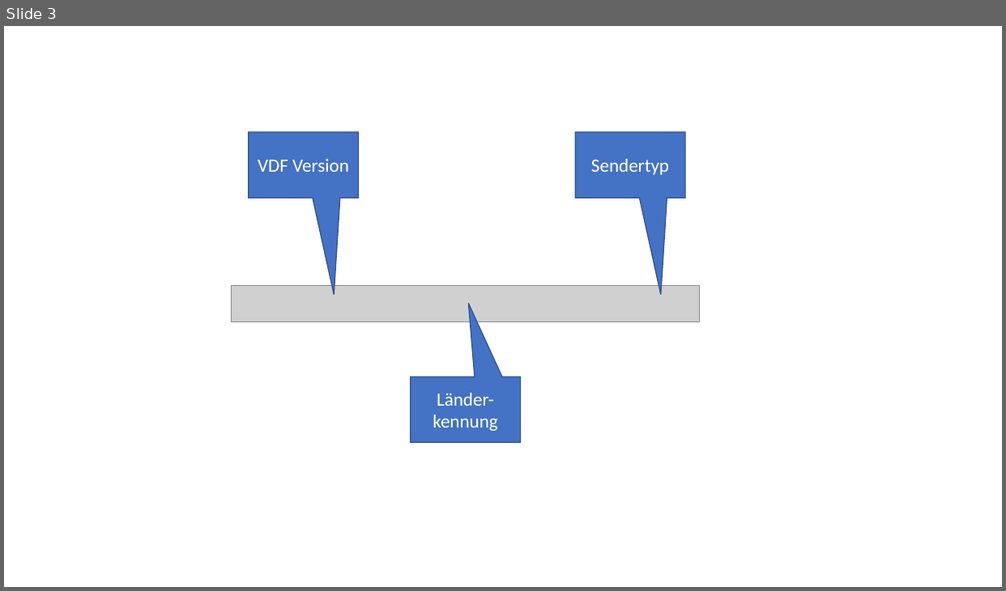
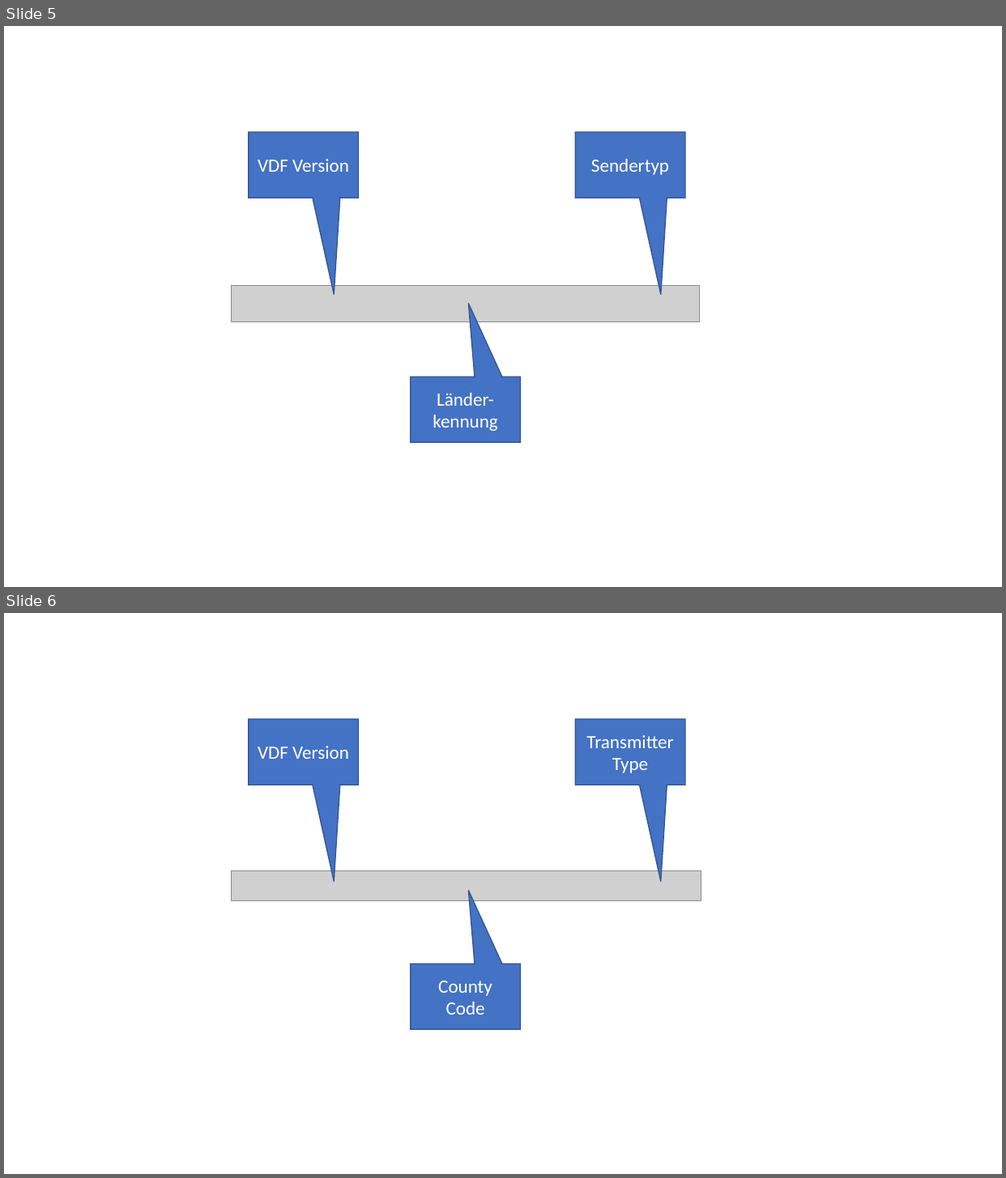
Before and after one commit to sg26565/hott-transmitter-config, a slide deck: VDFEditor/VDFEditor.pptx. Shown one above the other, each under a label of ours: slide 3 before the commit, slides 5 and 6 after it. The pictures are 1006x591 and 1006x1178 pixels, drawn with LibreOffice and Linux fonts; fonts in the diff are those of the drawing; grey boxes stand for pictures. Boxes give left, top, right and bottom in pixels: in the first picture for what was removed or moved away, otherwise in the second. Text is boxed around its words. In the diff, an @@ line names an element or a change of style, - is before the commit and + after.

```diff
--- a/VDFEditor/VDFEditor.pptx
+++ b/VDFEditor/VDFEditor.pptx
@@ slide 6 added at (4,613,1002,1174), background #FFFFFF @@
@@ speech box added at (249,719,359,786), fill #4472C4, outline #325491 1 pt, 18 pt, text #FFFFFF @@
+VDF Version
@@ speech box added at (575,719,685,786), fill #4472C4, outline #325491 1 pt, 18 pt, text #FFFFFF @@
+Transmitter Type
@@ picture added at (231,871,701,901) @@
@@ speech box added at (411,964,521,1030), fill #4472C4, outline #325491 1 pt, 18 pt, text #FFFFFF @@
+County Code
@@ what was slide 3 is now slide 5 @@
```
Also in this commit, not shown: 2 other slides added, 7 other files.
